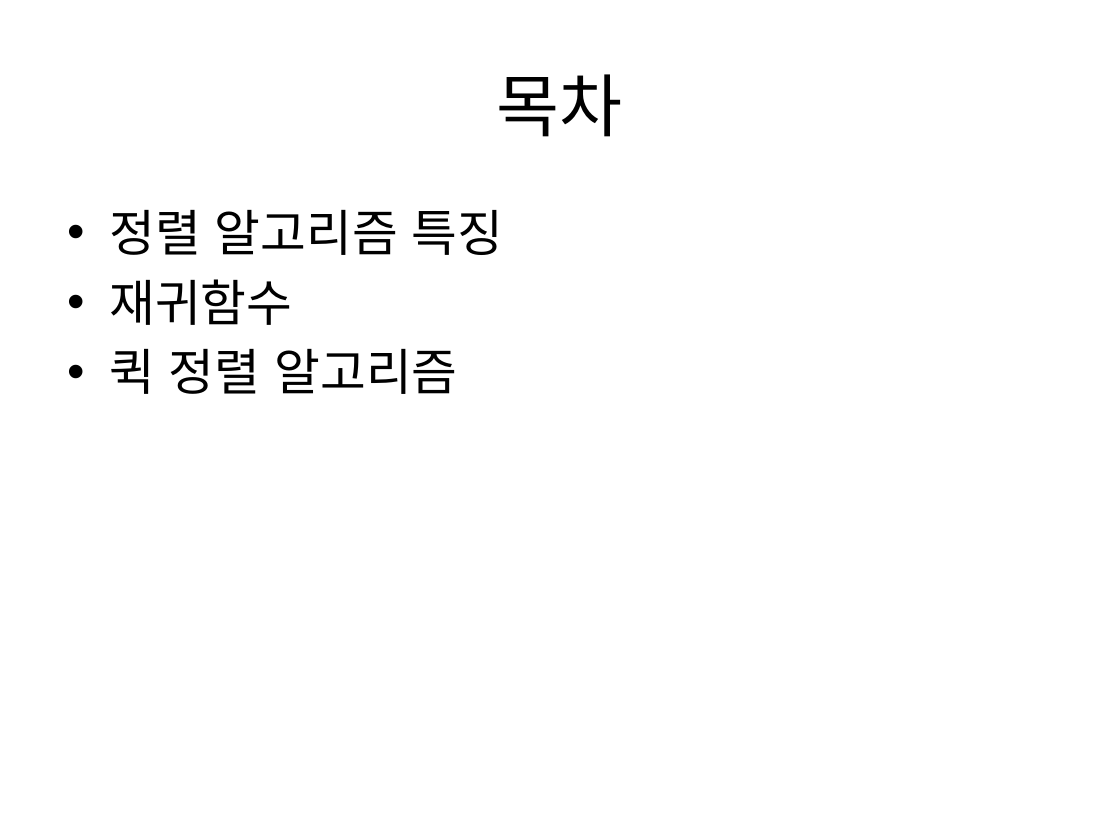
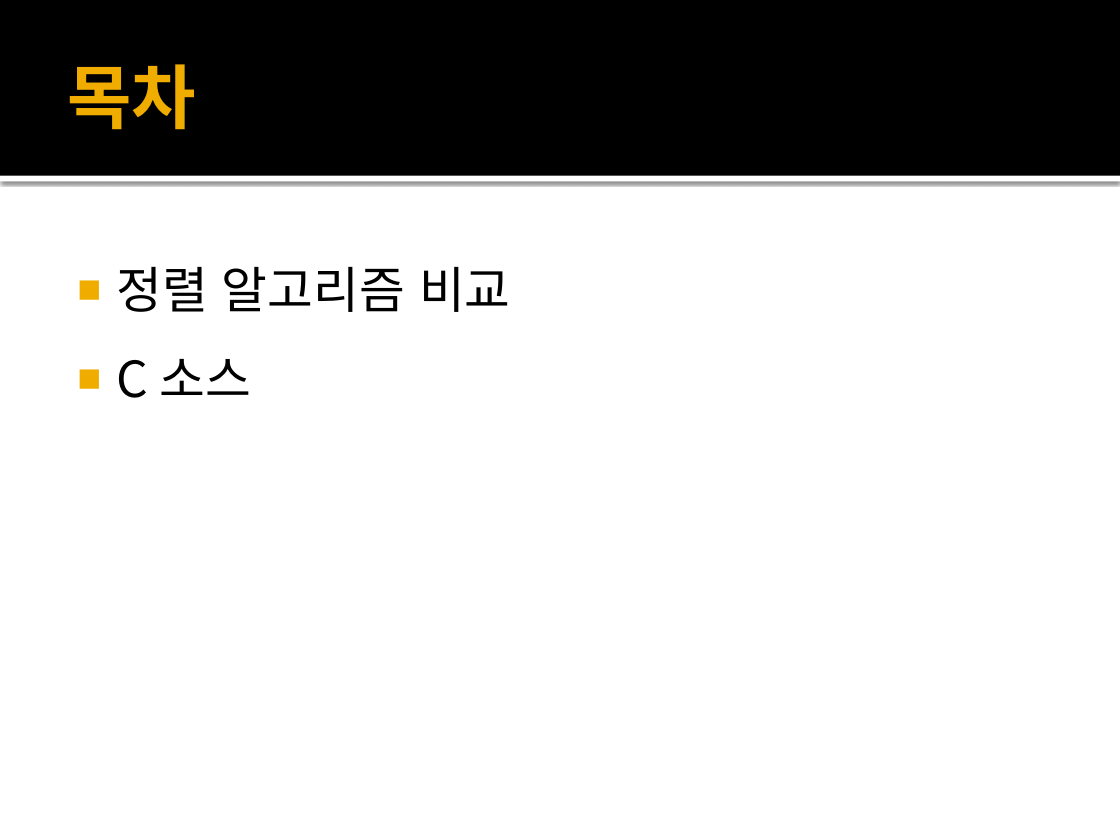
Before and after one commit to HelloNuri/ApplePi, a slide deck: slide 2 of QuickSort.pptx. Drawn at 1120x840 pixels with LibreOffice and Linux fonts; fonts in the diff are those of the drawing. Boxes give left, top, right and bottom in pixels: in the first picture for what was removed or moved away, otherwise in the second. Text is boxed around its words. In the diff, an @@ line names an element or a change of style, - is before the commit and + after.

Commit message:
design quicksort.pptx

```diff
--- a/QuickSort.pptx
+++ b/QuickSort.pptx
@@ rectangle added at (x1=0, y1=0, x2=1120, y2=176), fill #000000 @@
@@ title "목차" moved from (x1=497, y1=74, x2=623, y2=137) to (x1=67, y1=64, x2=196, y2=130) @@
@@ title "목차" at (x1=67, y1=64, x2=196, y2=130): size 44 to 45 pt, font Noto Sans CJK KR to Calibri, text colour #000000 to #F0AD00, bold on; alignment centre to left @@
@@ rectangle added at (x1=0, y1=176, x2=1120, y2=181), fill #FFFFFF @@
@@ text at (x1=116, y1=267, x2=511, y2=398): text changed @@
-• 정렬 알고리즘 특징
-• 재귀함수
-• 퀵 정렬 알고리즘
+■ 정렬 알고리즘 비교
+■ C 소스
```
Also in this commit, not shown: 2 other slides changed, 2 slides added, 2 slides removed.
